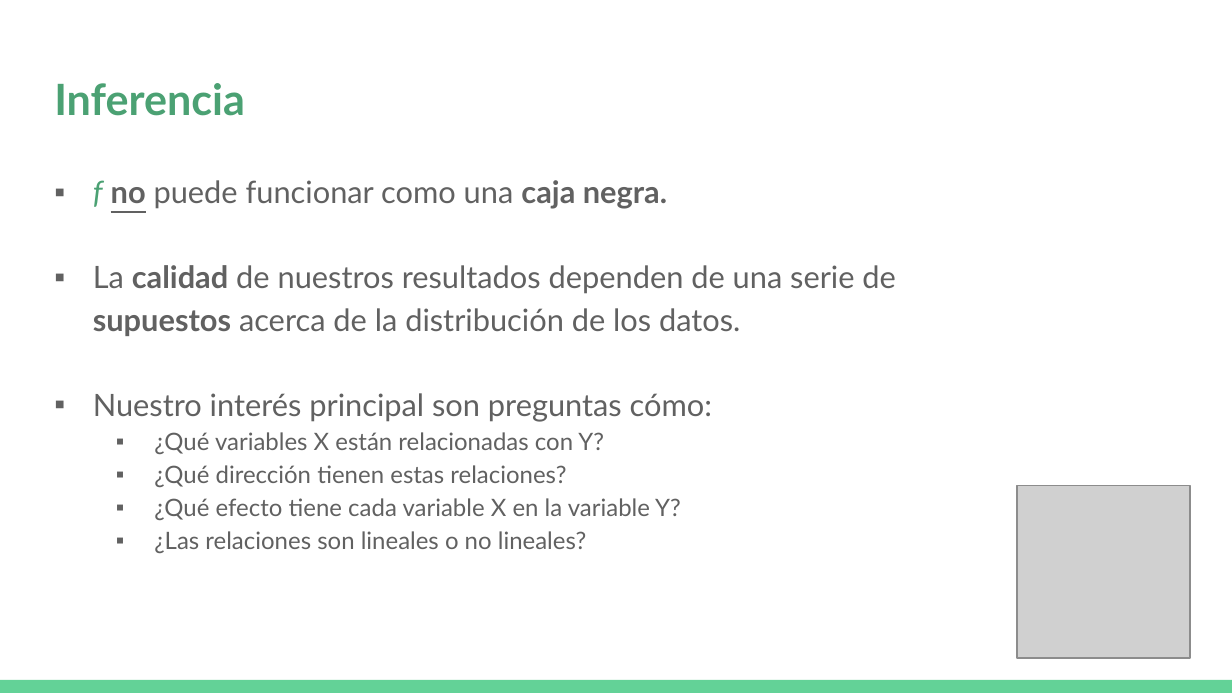
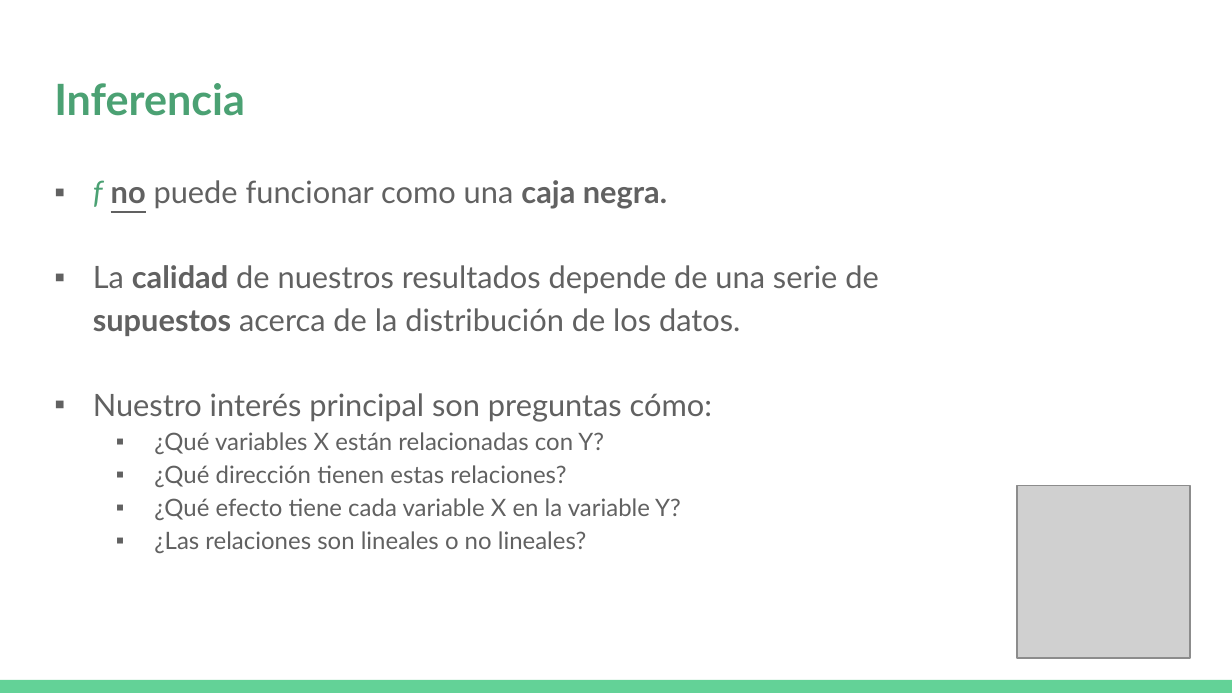
Before and after one commit to DCSCyHD/2023_modulo_3, a slide deck: slide 14 of clase1/teorica_1.pptx. Drawn at 1232x693 pixels with LibreOffice and Linux fonts; fonts in the diff are those of the drawing; grey boxes stand for pictures. Boxes give left, top, right and bottom in pixels: in the first picture for what was removed or moved away, otherwise in the second. Text is boxed around its words. In the diff, an @@ line names an element or a change of style, - is before the commit and + after.

Commit message:
actualizacion materiales clase 1

```diff
--- a/clase1/teorica_1.pptx
+++ b/clase1/teorica_1.pptx
@@ text at bbox=[93, 265, 879, 336]: text changed @@
-▪ La calidad de nuestros resultados dependen de una serie de supuestos acerca de la distribución de los datos.
+▪ La calidad de nuestros resultados depende de una serie de supuestos acerca de la distribución de los datos.
```
